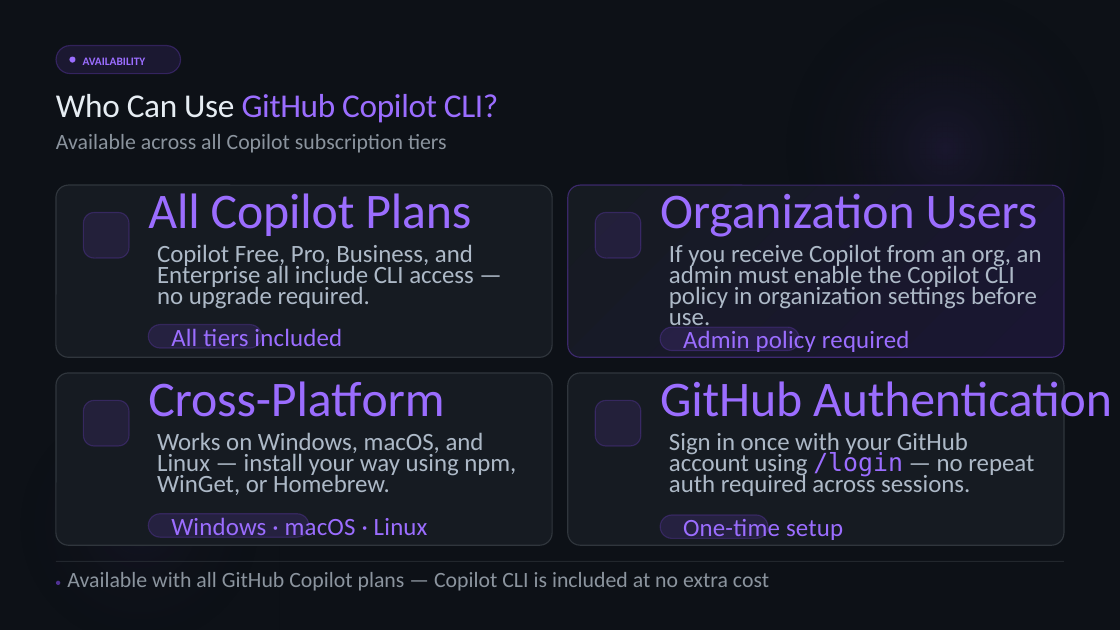
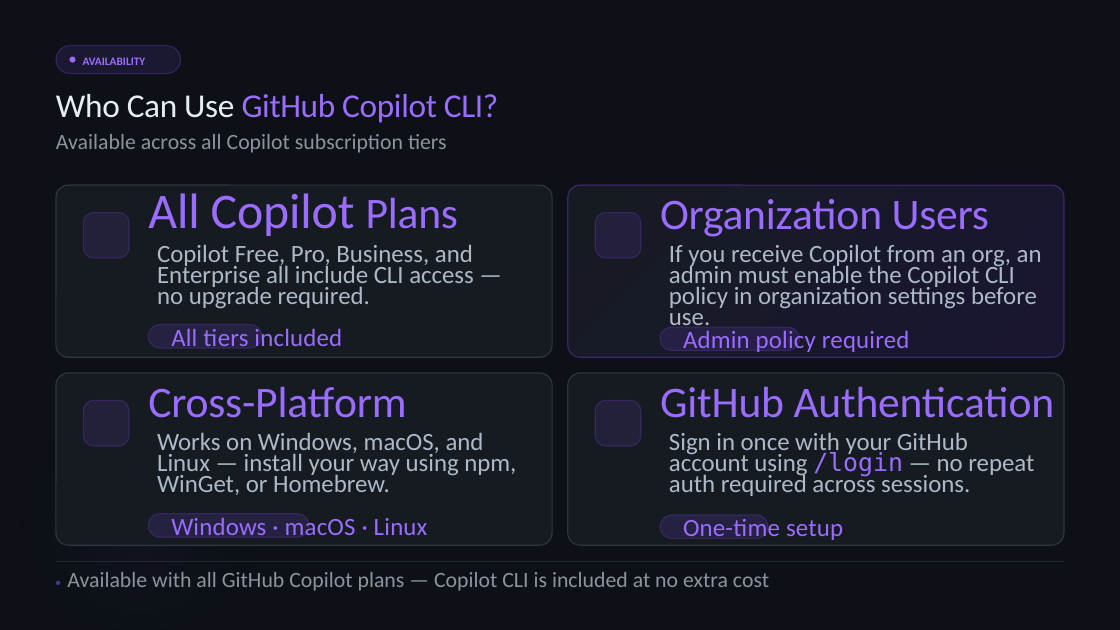
Before and after one commit to goldfish047/copilot_cli_workshop, a slide deck: slide 3 of docs/Getting Started with GitHub Copilot CLI.pptx. Drawn at 1120x630 pixels with LibreOffice and Linux fonts; fonts in the diff are those of the drawing; background and template pictures are left out. Boxes give left, top, right and bottom in pixels: in the first picture for what was removed or moved away, otherwise in the second. Text is boxed around its words. In the diff, an @@ line names an element or a change of style, - is before the commit and + after.

```diff
--- a/docs/Getting Started with GitHub Copilot CLI.pptx
+++ b/docs/Getting Started with GitHub Copilot CLI.pptx
@@ rectangle removed at (x1=771, y1=0, x2=1120, y2=298) @@
@@ text "All Copilot Plans" at (x1=148, y1=193, x2=458, y2=236): size 32 to 28 pt in "Plans" @@
@@ size 32 to 28 pt in 3 elements at (x1=660, y1=199, x2=989, y2=237), (x1=148, y1=386, x2=406, y2=418), (x1=660, y1=386, x2=1055, y2=418) @@
```
Also in this commit, not shown: 1 other slide changed, 7 other files.
